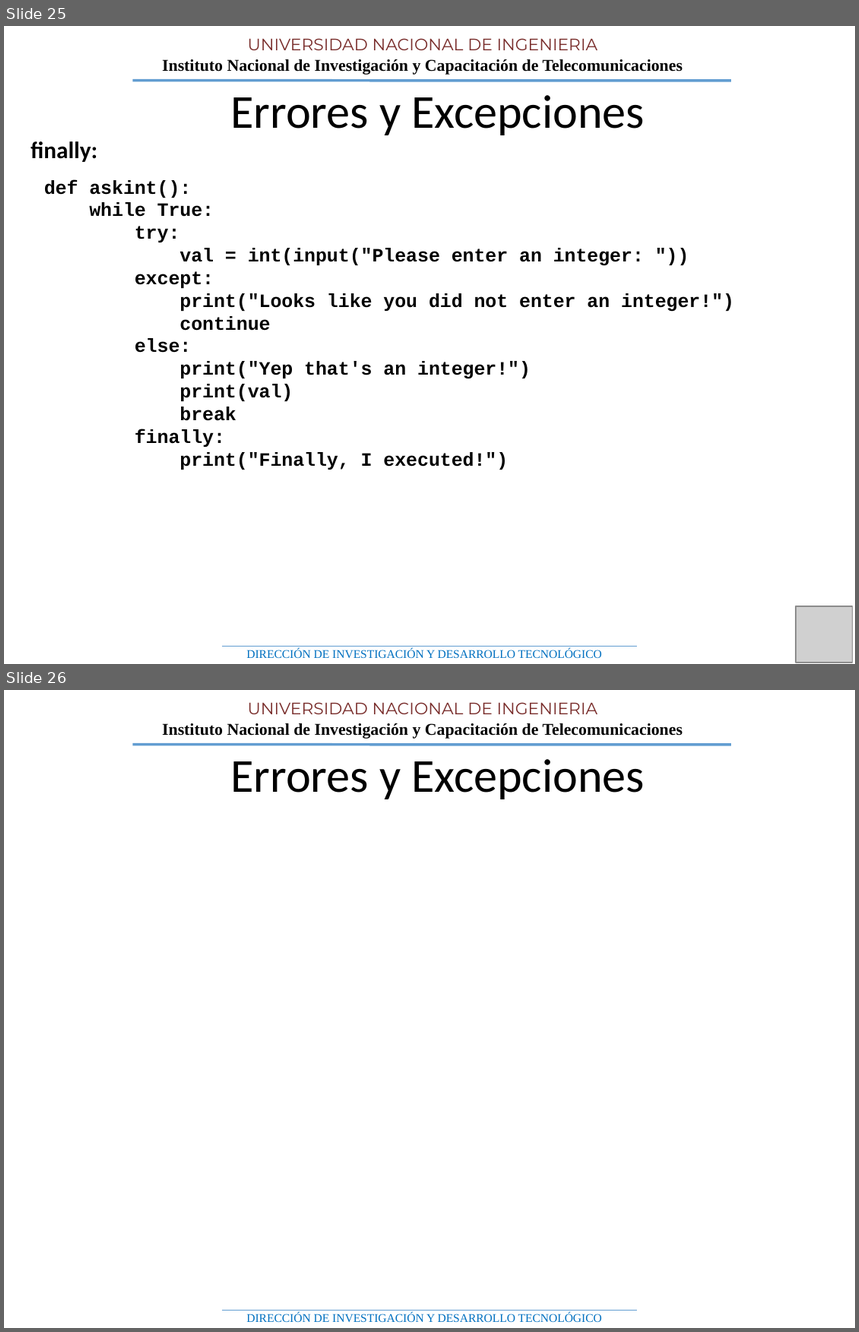
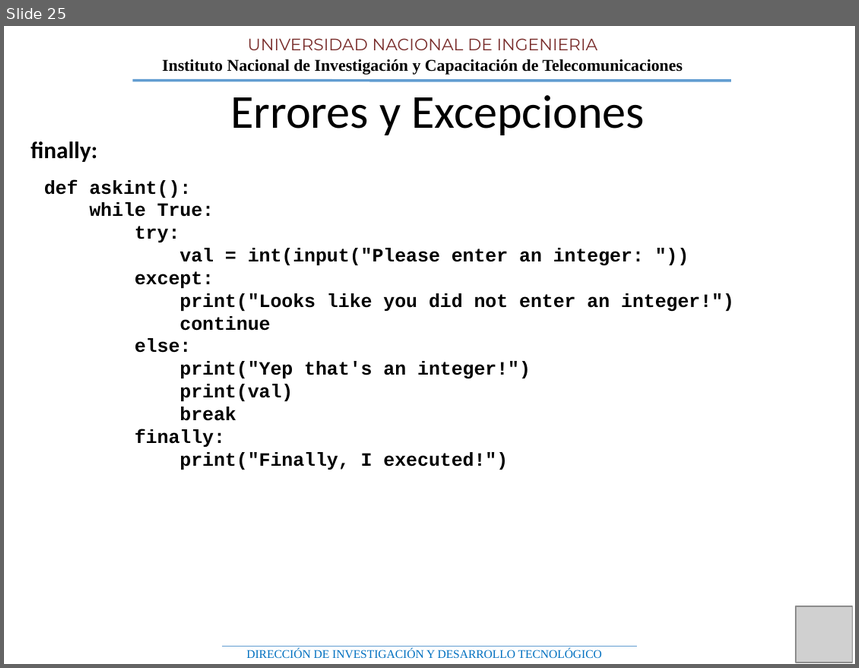
Before and after one commit to AngeloM15/Curso_Python, a slide deck: Curso Python_clase 3.pptx. Shown one above the other, each under a label of ours: slides 25 and 26 before the commit, slide 25 after it. The pictures are 859x1332 and 859x668 pixels, drawn with LibreOffice and Linux fonts; fonts in the diff are those of the drawing; grey boxes stand for pictures; background and template pictures are left out. Boxes give left, top, right and bottom in pixels: in the first picture for what was removed or moved away, otherwise in the second. Text is boxed around its words. In the diff, an @@ line names an element or a change of style, - is before the commit and + after.

```diff
--- a/Curso Python_clase 3.pptx
+++ b/Curso Python_clase 3.pptx
@@ slide 26 removed at box(4, 690, 855, 1328), background #FFFFFF; not listed: 5 template elements that a slide beside it also shows @@
@@ text removed at box(231, 759, 645, 799) @@
-Errores y Excepciones
```
Also in this commit, not shown: 3 slides changed.
